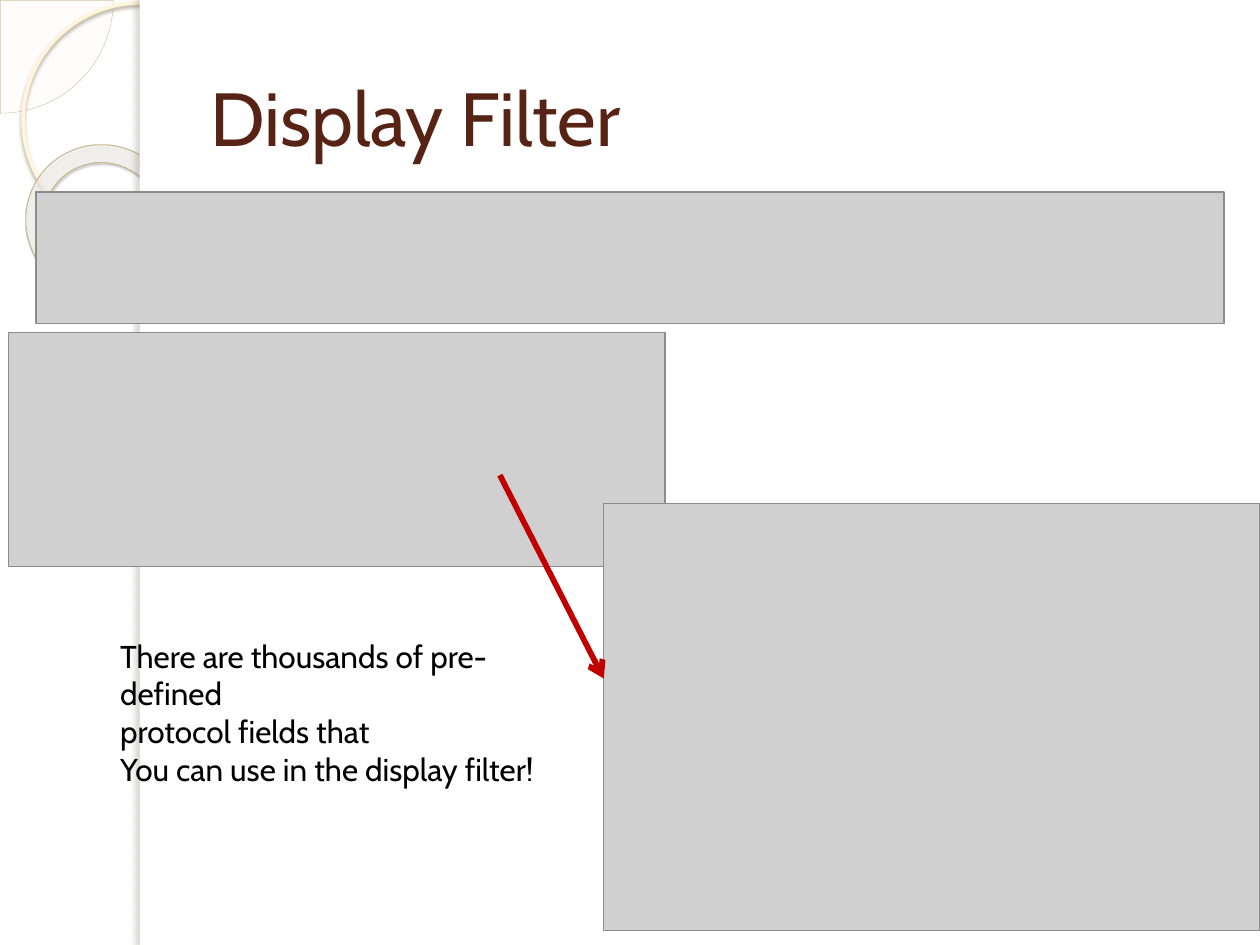
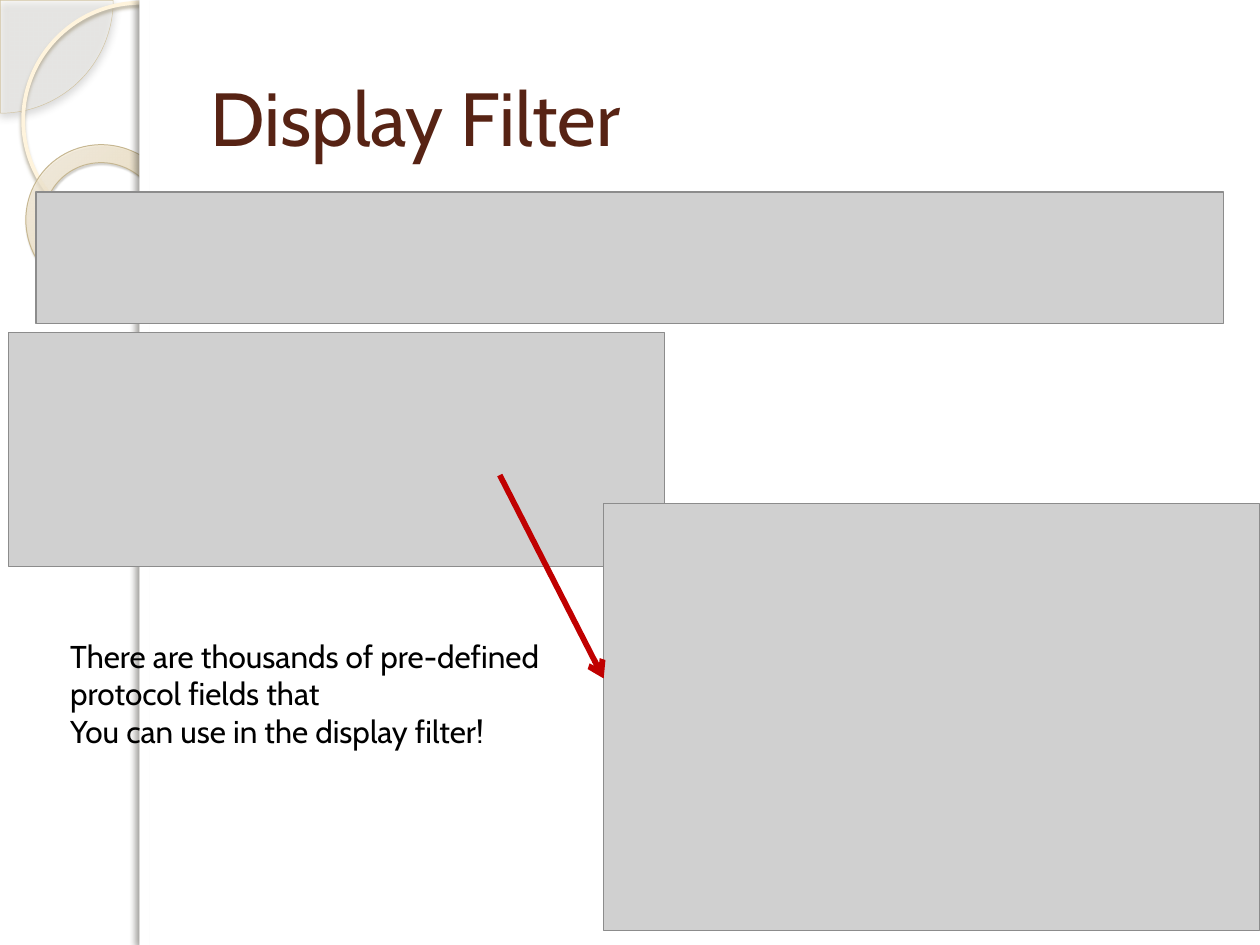
Before and after one commit to centuryhopper/Fall2022CourseContents, a slide deck: slide 26 of CIS6395/Traffic-Analysis-1.pptx. Drawn at 1260x945 pixels with LibreOffice and Linux fonts; fonts in the diff are those of the drawing; grey boxes stand for pictures; background and template pictures are left out. Boxes give left, top, right and bottom in pixels: in the first picture for what was removed or moved away, otherwise in the second. Text is boxed around its words. In the diff, an @@ line names an element or a change of style, - is before the commit and + after.

```diff
--- a/CIS6395/Traffic-Analysis-1.pptx
+++ b/CIS6395/Traffic-Analysis-1.pptx
@@ pie slice (boxed as its full ellipse) at bbox=[0, 0, 113, 113]: shadow on @@
@@ rectangle at bbox=[140, 0, 1260, 945]: shadow on @@
@@ donut at bbox=[0, 113, 211, 329]: fill gradient #FFFCF6 to #FFFEFB to #F0D28E to gradient #EED18E to #FEFAF6; shadow changed @@
@@ arrow removed from (500, 475) to (604, 679) @@
@@ freeform shape added at bbox=[500, 475, 604, 678], outline #C00000 3.25 pt @@
@@ text "There are thousands of pre-defined" rewrapped from bbox=[120, 644, 534, 788] to bbox=[70, 641, 539, 750] @@
```
Also in this commit, not shown: 53 other slides changed, 14 other files.
